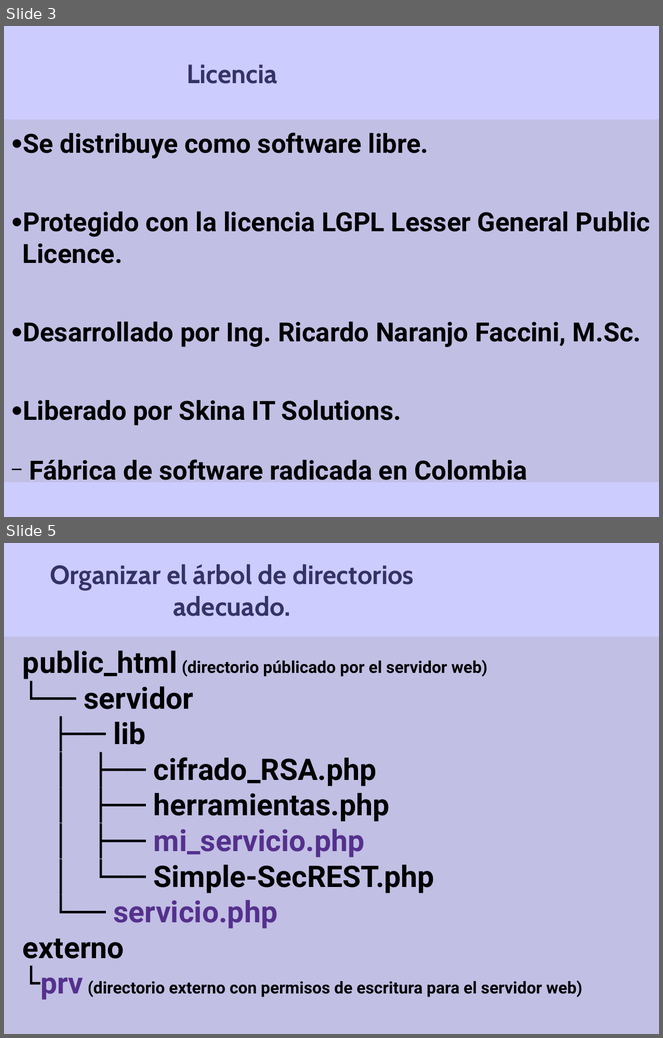
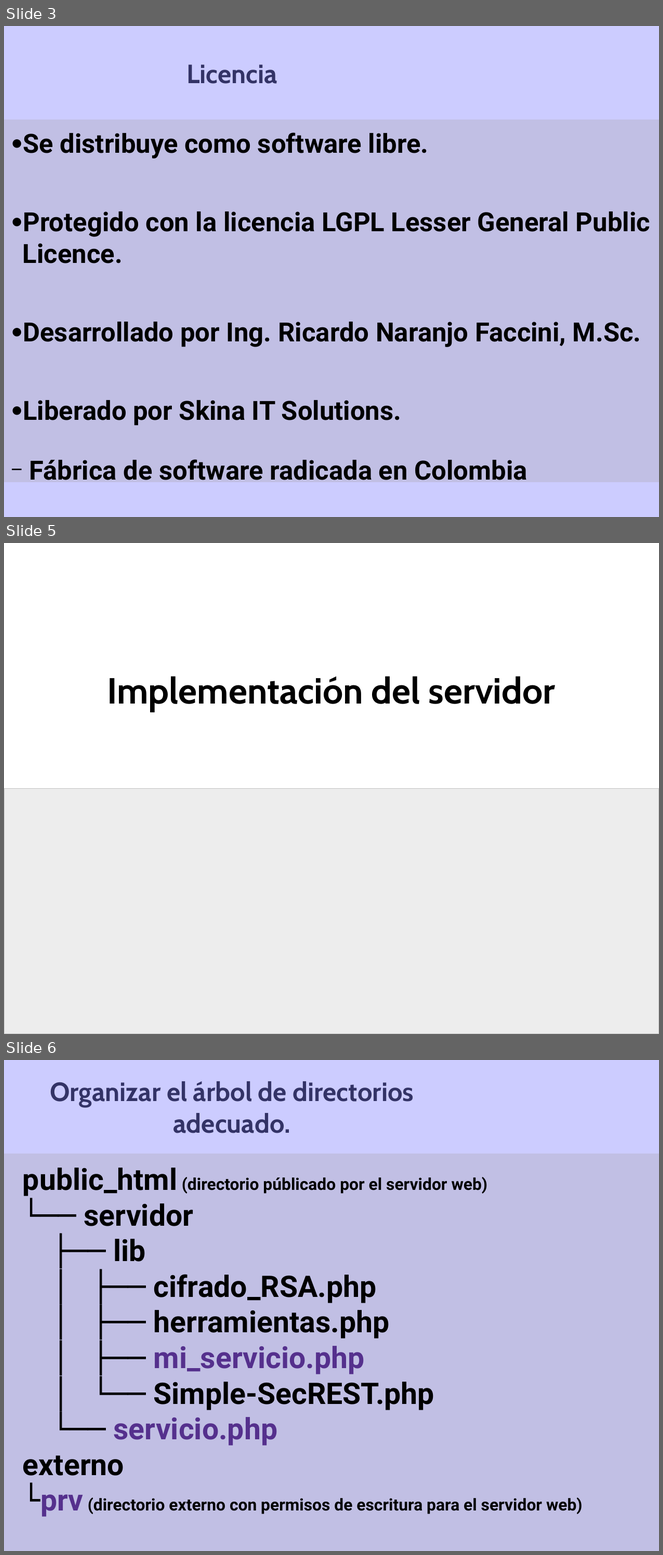
Before and after one commit to gramo44/Simple-SecREST, a slide deck: 2021.10.20-Tutorial_Simple-SecREST.odp. Shown one above the other, each under a label of ours: slides 3 and 5 before the commit, slides 3, 5 and 6 after it; the slides between them are not shown. The pictures are 663x1038 and 663x1555 pixels, drawn with LibreOffice and Linux fonts; fonts in the diff are those of the drawing; background and template pictures are left out. Boxes give left, top, right and bottom in pixels: in the first picture for what was removed or moved away, otherwise in the second. Text is boxed around its words. In the diff, an @@ line names an element or a change of style, - is before the commit and + after.

```diff
--- a/2021.10.20-Tutorial_Simple-SecREST.odp
+++ b/2021.10.20-Tutorial_Simple-SecREST.odp
@@ slide 5 added at box(4, 543, 659, 1034), background picture (left out) @@
@@ title added at box(107, 676, 556, 712), 44 pt, text #000000, bold @@
+Implementación del servidor
@@ rectangle added at box(4, 788, 659, 1034), fill #DDDDDD at 50% opacity, outline #C0C0C0 0 pt @@
@@ what was slide 5 is now slide 6 @@
```
Also in this commit, not shown: 5 slides changed, 4 other slides added, 1 other file.
